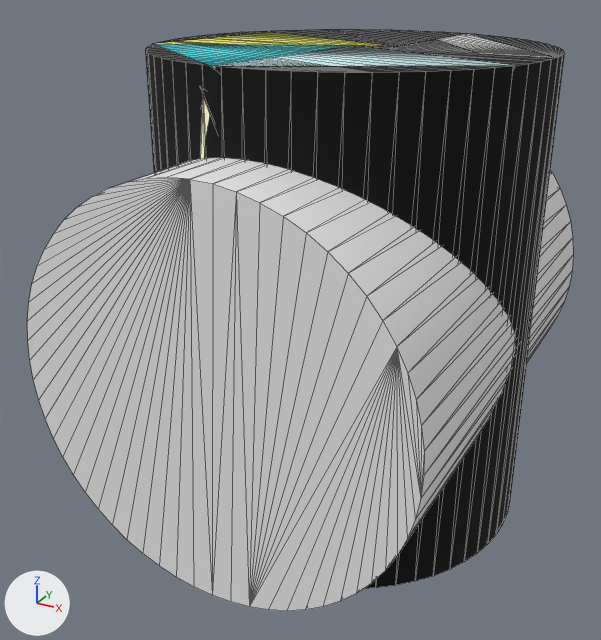
Before and after pictures for a commit that changed the glTF model python-helpers/artifacts/renders/gltf/16487346.glb.
One viewpoint serves both versions: a camera (50 mm lens) standing at (1.87, -3.92, 1.8) and looking at (-0.14, -0.27, -0.02). Arrows for +X, +Y and +Z are at lower left; the lights stay in place. Mesh edges are drawn as thin lines. Where no turn or scale is listed for an object, it has been applied to the vertices.
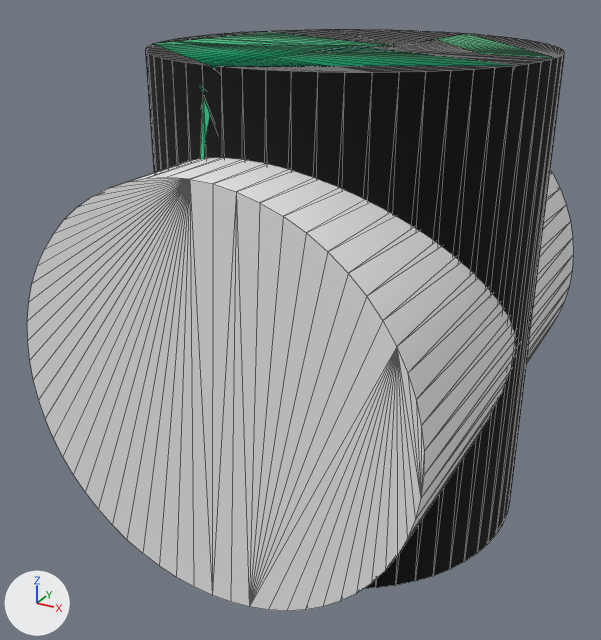
Patch to the scene script:
```diff
--- a/python-helpers/artifacts/renders/gltf/16487346.glb.py
+++ b/python-helpers/artifacts/renders/gltf/16487346.glb.py
@@ mat_material_40 @@
 mat_material_40 = principled_material('Material_40')
-mat_material_40.base_color = (0.78, 0.78, 0.78)  # white #e5e5e5
+mat_material_40.base_color = (0.11, 0.522, 0.251)  # green #5dbf89
 mat_material_40.roughness = 1.0
@@ mat_material_42 @@
 mat_material_42 = principled_material('Material_42')
-mat_material_42.base_color = (0.737, 0.741, 0.133)  # yellow #dfdf66
+mat_material_42.base_color = (0.0627, 0.482, 0.22)  # green #47b881
 mat_material_42.roughness = 1.0
@@ mat_material_44 @@
 mat_material_44 = principled_material('Material_44')
-mat_material_44.base_color = (0.859, 0.859, 0.553)  # beige #eeeec4
+mat_material_44.base_color = (0.0196, 0.443, 0.188)  # green #26b278
 mat_material_44.roughness = 1.0
@@ mat_material_48 @@
 mat_material_48 = principled_material('Material_48')
-mat_material_48.base_color = (0.0902, 0.745, 0.812)  # cyan #55e0e9
+mat_material_48.base_color = (0.0, 0.345, 0.137)  # green #009f67
 mat_material_48.roughness = 1.0
@@ mat_material_51 @@
 mat_material_51 = principled_material('Material_51')
-mat_material_51.base_color = (0.62, 0.855, 0.898)  # white #ceeef3
+mat_material_51.base_color = (0.0, 0.267, 0.106)  # green #008d5c
 mat_material_51.roughness = 1.0
```

Pixel boxes (x1, y1, x2, y2) of what changed, in the pictures (601 x 640 px):
'mesh51', recoloured (white to green): (212, 46, 516, 70) in both
'mesh48', recoloured (cyan to green): (154, 44, 348, 68) in both
'mesh42', recoloured (yellow to green): (155, 32, 391, 46) in both
'mesh40', recoloured (white to green): (437, 34, 554, 58) in both
'mesh44', recoloured (beige to green): (201, 99, 210, 159) in both
